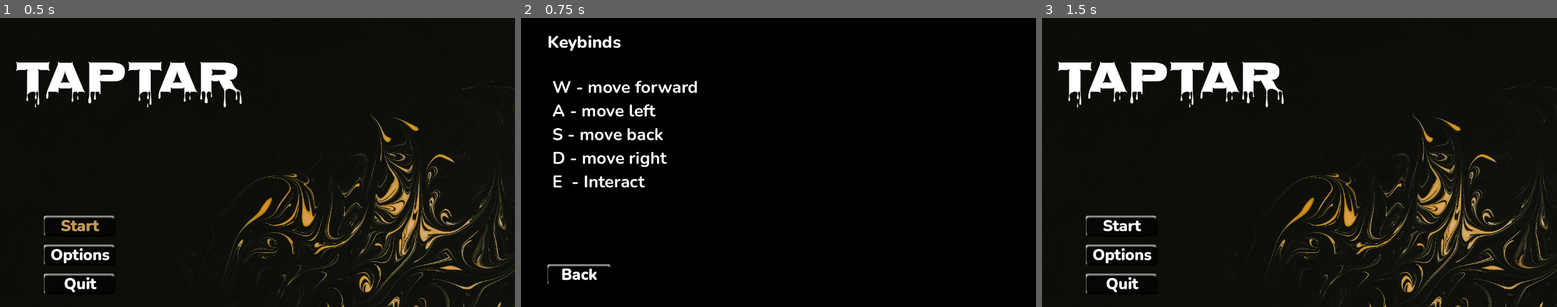
Above: before the commit, frames 1-3 (left to right).
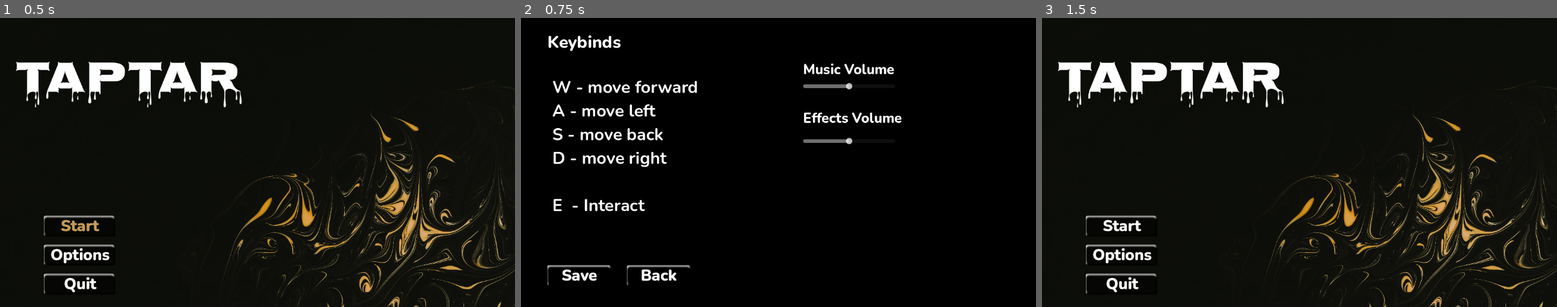
Above: after the commit, the same moments.

Repository: MarkoZlender/TapTar
Game: Godot game, scene res://Levels/Menu.tscn
Same seed, same stepped clock (60 frames per second), same inputs: the game is played once before the commit and once after it.
Inputs:
- Up to frame 1 (0.5 s): no input
- Up to frame 2 (0.75 s): click "Options" at 0.5 s
- Up to frame 3 (1.5 s): click "Back" at 1.25 s

Frame 1 is identical in both runs. In frame 2, 2.1% of the frame differs, in the area x 5-74%, y 15-93%; in frame 3, nothing differs.
Error after the commit: Invalid access to property or key 'volume' on a base object of type 'Nil'. (res://Scripts/Menu.gd:9)

Commit message:
postavke zvuka

Diff:
--- a/Levels/Menu.tscn
+++ b/Levels/Menu.tscn
@@ -18,6 +18,12 @@
 theme = SubResource("Theme_k1rgb")
 script = ExtResource("1_c8yb5")
 
+[node name="BackgroundMenuMusic" type="AudioStreamPlayer" parent="."]
+stream = ExtResource("4_agvhf")
+volume_db = -70.0
+autoplay = true
+bus = &"Music"
+
 [node name="Background" type="TextureRect" parent="."]
 layout_mode = 1
 anchors_preset = -1
@@ -32,11 +38,7 @@
 flip_h = true
 flip_v = true
 
-[node name="BackgroundMenuMusic" type="AudioStreamPlayer" parent="."]
-stream = ExtResource("4_agvhf")
-autoplay = true
-
-[node name="RichTextLabel" type="RichTextLabel" parent="."]
+[node name="TitleText" type="RichTextLabel" parent="."]
 layout_mode = 1
 anchors_preset = -1
 anchor_left = 0.029
@@ -52,7 +54,7 @@
 text = "TapTar"
 scroll_active = false
 
-[node name="VBoxContainer" type="VBoxContainer" parent="."]
+[node name="Buttons" type="VBoxContainer" parent="."]
 self_modulate = Color(0.501961, 0.501961, 0.501961, 1)
 layout_mode = 2
 anchor_left = 0.085
@@ -66,23 +68,23 @@
 grow_vertical = 0
 theme_override_constants/separation = 16
 
-[node name="StartButton" type="Button" parent="VBoxContainer"]
+[node name="StartButton" type="Button" parent="Buttons"]
 layout_mode = 2
 focus_neighbor_top = NodePath("../QuitButton")
 theme = ExtResource("2_kpwpd")
 text = "Start"
 
-[node name="OptionsButton" type="Button" parent="VBoxContainer"]
+[node name="OptionsButton" type="Button" parent="Buttons"]
 layout_mode = 2
 theme = ExtResource("2_kpwpd")
 text = "Options"
 
-[node name="QuitButton" type="Button" parent="VBoxContainer"]
+[node name="QuitButton" type="Button" parent="Buttons"]
 layout_mode = 2
 focus_neighbor_bottom = NodePath("../StartButton")
 theme = ExtResource("2_kpwpd")
 text = "Quit"
 
-[connection signal="pressed" from="VBoxContainer/StartButton" to="." method="_on_start_button_pressed"]
-[connection signal="pressed" from="VBoxContainer/OptionsButton" to="." method="_on_options_button_pressed"]
-[connection signal="pressed" from="VBoxContainer/QuitButton" to="." method="_on_quit_button_pressed"]
+[connection signal="pressed" from="Buttons/StartButton" to="." method="_on_start_button_pressed"]
+[connection signal="pressed" from="Buttons/OptionsButton" to="." method="_on_options_button_pressed"]
+[connection signal="pressed" from="Buttons/QuitButton" to="." method="_on_quit_button_pressed"]
--- a/Levels/Options.tscn
+++ b/Levels/Options.tscn
@@ -14,7 +14,7 @@
 grow_vertical = 2
 script = ExtResource("1_foghd")
 
-[node name="ColorRect" type="ColorRect" parent="."]
+[node name="Background" type="ColorRect" parent="."]
 layout_mode = 1
 anchors_preset = 15
 anchor_right = 1.0
@@ -25,28 +25,66 @@
 
 [node name="TitleText" type="RichTextLabel" parent="."]
 layout_mode = 1
-anchors_preset = 15
-anchor_right = 1.0
-anchor_bottom = 1.0
-offset_left = 59.0
-offset_top = 28.0
-offset_right = -915.0
-offset_bottom = -558.0
+anchors_preset = -1
+anchor_left = 0.051
+anchor_top = 0.043
+anchor_right = 0.206
+anchor_bottom = 0.139
+offset_left = 0.247997
+offset_top = 0.136
+offset_right = -0.312012
+offset_bottom = -0.0720062
 grow_horizontal = 2
 grow_vertical = 2
 theme_override_fonts/normal_font = ExtResource("2_tkb4a")
 theme_override_font_sizes/normal_font_size = 38
 text = "Keybinds"
 
+[node name="MusicVolumeText" type="RichTextLabel" parent="."]
+layout_mode = 1
+anchors_preset = -1
+anchor_left = 0.548
+anchor_top = 0.145
+anchor_right = 0.754
+anchor_bottom = 0.221
+offset_left = -0.296021
+offset_top = 0.0399933
+offset_right = 0.391968
+offset_bottom = -0.208008
+grow_horizontal = 2
+grow_vertical = 2
+theme_override_fonts/normal_font = ExtResource("2_tkb4a")
+theme_override_font_sizes/normal_font_size = 31
+text = "Music Volume"
+
+[node name="SFXVolumeText" type="RichTextLabel" parent="."]
+layout_mode = 1
+anchors_preset = -1
+anchor_left = 0.548
+anchor_top = 0.313
+anchor_right = 0.754
+anchor_bottom = 0.389
+offset_left = -0.296021
+offset_top = 0.17598
+offset_right = 0.391968
+offset_bottom = -0.0720215
+grow_horizontal = 2
+grow_vertical = 2
+theme_override_fonts/normal_font = ExtResource("2_tkb4a")
+theme_override_font_sizes/normal_font_size = 31
+text = "Effects Volume"
+
 [node name="KeybindsText" type="RichTextLabel" parent="."]
 layout_mode = 1
-anchors_preset = 15
-anchor_right = 1.0
-anchor_bottom = 1.0
-offset_left = 70.0
-offset_top = 129.0
-offset_right = -521.0
-offset_bottom = -245.0
+anchors_preset = -1
+anchor_left = 0.061
+anchor_top = 0.199
+anchor_right = 0.548
+anchor_bottom = 0.728
+offset_left = -0.272003
+offset_top = 0.0479889
+offset_right = -0.296021
+offset_bottom = 0.255981
 grow_horizontal = 2
 grow_vertical = 2
 theme_override_fonts/normal_font = ExtResource("3_mbmj5")
@@ -55,20 +93,64 @@
 A - move left
 S - move back
 D - move right
+
 E  - Interact"
 
 [node name="BackButton" type="Button" parent="."]
 layout_mode = 1
 anchors_preset = -1
+anchor_left = 0.206
+anchor_top = 0.85
+anchor_right = 0.331
+anchor_bottom = 0.929
+offset_left = -0.312012
+offset_top = 2.20001
+offset_right = -0.312042
+offset_bottom = 0.00799561
+theme = ExtResource("3_tw2lm")
+text = "Back"
+
+[node name="SaveButton" type="Button" parent="."]
+layout_mode = 1
+anchors_preset = -1
 anchor_left = 0.051
-anchor_top = 0.85
+anchor_top = 0.853
 anchor_right = 0.176
 anchor_bottom = 0.926
 offset_left = 0.247997
-offset_top = 0.200012
+offset_top = 0.255981
 offset_right = 0.247986
-offset_bottom = -0.0480347
+offset_bottom = 1.95203
 theme = ExtResource("3_tw2lm")
-text = "Back"
+text = "Save"
+
+[node name="MusicVolumeSlider" type="HSlider" parent="."]
+layout_mode = 1
+anchors_preset = -1
+anchor_left = 0.548
+anchor_top = 0.199
+anchor_right = 0.727
+anchor_bottom = 0.275
+offset_left = -0.296021
+offset_top = 0.0479889
+offset_right = -0.504089
+offset_bottom = -0.199997
+value = 50.0
+
+[node name="SFXVolumeSlider" type="HSlider" parent="."]
+layout_mode = 1
+anchors_preset = -1
+anchor_left = 0.548
+anchor_top = 0.389
+anchor_right = 0.727
+anchor_bottom = 0.465
+offset_left = -0.296021
+offset_top = -0.0720215
+offset_right = -0.504089
+offset_bottom = -0.320007
+value = 50.0
 
 [connection signal="pressed" from="BackButton" to="." method="_on_back_button_pressed"]
+[connection signal="pressed" from="SaveButton" to="." method="_on_save_button_pressed"]
+[connection signal="value_changed" from="MusicVolumeSlider" to="." method="_on_music_volume_slider_value_changed"]
+[connection signal="value_changed" from="SFXVolumeSlider" to="." method="_on_sfx_volume_slider_value_changed"]
--- a/Scripts/Menu.gd
+++ b/Scripts/Menu.gd
@@ -1,15 +1,18 @@
 extends Control
 
-
+var _save = SaveOptions
+var volume = VolumeOptions.new()
 # Called when the node enters the scene tree for the first time.
 func _ready():
-	$VBoxContainer/StartButton.grab_focus()
-
+	$Buttons/StartButton.grab_focus()
+	_save = SaveOptions.load_options() as SaveOptions
+	volume = _save.volume
+	AudioServer.set_bus_volume_db(AudioServer.get_bus_index("Music"), volume.music_volume)
+	AudioServer.set_bus_volume_db(AudioServer.get_bus_index("SFX"), volume.sfx_volume)
 
 # Called every frame. 'delta' is the elapsed time since the previous frame.
 func _process(delta):
 	pass
-
 
 func _on_start_button_pressed():
 	get_tree().change_scene_to_file("res://Levels/Level_1.tscn")
@@ -19,7 +22,6 @@
 	var options = preload("res://Levels/Options.tscn")
 	var options_instance = options.instantiate()
 	add_child(options_instance)
-	#get_tree().change_scene_to_file("res://Levels/Options.tscn")
 
 
 func _on_quit_button_pressed():
--- a/Scripts/Options.gd
+++ b/Scripts/Options.gd
@@ -1,15 +1,44 @@
 extends Control
 
+var _save = SaveOptions
+var volume = VolumeOptions.new()
 
 # Called when the node enters the scene tree for the first time.
 func _ready():
-	pass # Replace with function body.
-
+	_create_or_load_save()
+	$MusicVolumeSlider.value = volume.music_volume
+	$SFXVolumeSlider.value = volume.sfx_volume
 
 # Called every frame. 'delta' is the elapsed time since the previous frame.
 func _process(delta):
 	pass
 
+func _create_or_load_save() -> void:
+	if SaveOptions.save_exists():
+		_save = SaveOptions.load_options() as SaveOptions
+	else:
+		_save = SaveOptions.new()
+
+		_save.volume = VolumeOptions.new()
+		_save.write_options()
+
+	volume = _save.volume
 
 func _on_back_button_pressed():
 	self.queue_free()
+
+
+func _on_music_volume_slider_value_changed(value):
+	volume.music_volume = value
+	_save.volume = volume
+	AudioServer.set_bus_volume_db(AudioServer.get_bus_index("Music"), value)
+
+
+func _on_sfx_volume_slider_value_changed(value):
+	volume.sfx_volume = value
+	_save.volume = volume
+	AudioServer.set_bus_volume_db(AudioServer.get_bus_index("SFX"), value)
+
+
+func _on_save_button_pressed():
+	_save.write_options()
--- /dev/null
+++ b/Scripts/SaveOptions.gd
@@ -0,0 +1,15 @@
+class_name SaveOptions extends Resource
+
+const SAVE_OPTIONS_PATH := "user://optionssave.tres"
+
+@export var volume : Resource
+
+func write_options() -> void:
+	ResourceSaver.save(self, SAVE_OPTIONS_PATH, 0)
+
+static func save_exists() -> bool:
+	return ResourceLoader.exists(SAVE_OPTIONS_PATH)
+
+static func load_options():
+	if not ResourceLoader.has_cached(SAVE_OPTIONS_PATH):
+		return ResourceLoader.load(SAVE_OPTIONS_PATH, "", 0)
--- /dev/null
+++ b/Scripts/VolumeOptions.gd
@@ -0,0 +1,4 @@
+class_name VolumeOptions extends Resource
+
+@export var music_volume := 50
+@export var sfx_volume := 50
--- /dev/null
+++ b/default_bus_layout.tres
@@ -0,0 +1,15 @@
+[gd_resource type="AudioBusLayout" format=3 uid="uid://cxlpmqgbmqjvf"]
+
+[resource]
+bus/1/name = &"Music"
+bus/1/solo = false
+bus/1/mute = false
+bus/1/bypass_fx = false
+bus/1/volume_db = 0.0
+bus/1/send = &"Master"
+bus/2/name = &"SFX"
+bus/2/solo = false
+bus/2/mute = false
+bus/2/bypass_fx = false
+bus/2/volume_db = 0.0
+bus/2/send = &"Master"
--- a/icon.svg
+++ /dev/null
@@ -1 +0,0 @@
-<svg height="128" width="128" xmlns="http://www.w3.org/2000/svg"><rect x="2" y="2" width="124" height="124" rx="14" fill="#363d52" stroke="#212532" stroke-width="4"/><g transform="scale(.101) translate(122 122)"><g fill="#fff"><path d="M105 673v33q407 354 814 0v-33z"/><path fill="#478cbf" d="m105 673 152 14q12 1 15 14l4 67 132 10 8-61q2-11 15-15h162q13 4 15 15l8 61 132-10 4-67q3-13 15-14l152-14V427q30-39 56-81-35-59-83-108-43 20-82 47-40-37-88-64 7-51 8-102-59-28-123-42-26 43-46 89-49-7-98 0-20-46-46-89-64 14-123 42 1 51 8 102-48 27-88 64-39-27-82-47-48 49-83 108 26 42 56 81zm0 33v39c0 276 813 276 813 0v-39l-134 12-5 69q-2 10-14 13l-162 11q-12 0-16-11l-10-65H447l-10 65q-4 11-16 11l-162-11q-12-3-14-13l-5-69z"/><path d="M483 600c3 34 55 34 58 0v-86c-3-34-55-34-58 0z"/><circle cx="725" cy="526" r="90"/><circle cx="299" cy="526" r="90"/></g><g fill="#414042"><circle cx="307" cy="532" r="60"/><circle cx="717" cy="532" r="60"/></g></g></svg>
--- a/project.godot
+++ b/project.godot
@@ -13,4 +13,3 @@
 config/name="TapTar"
 run/main_scene="res://Levels/Menu.tscn"
 config/features=PackedStringArray("4.1", "Forward Plus")
-config/icon="res://icon.svg"
Not shown, removed: icon.svg.import
